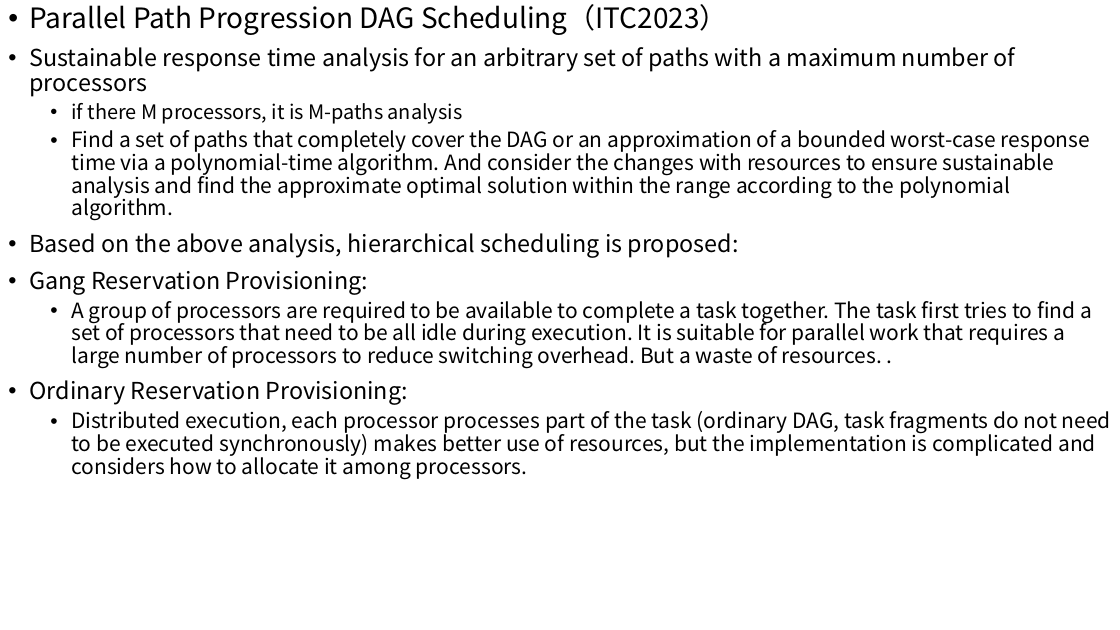
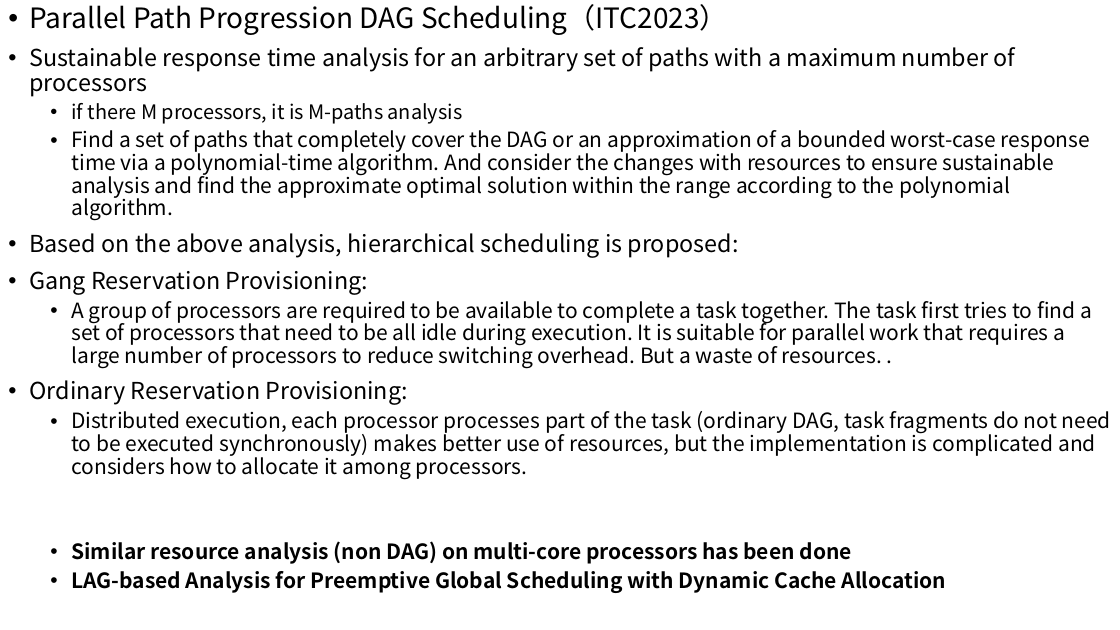
Before and after one commit to wsm6636/note, a slide deck: slide 4 of 06-ppt/discussion/0514.pptx (slide 3 before the commit). Drawn at 1120x630 pixels with LibreOffice and Linux fonts; fonts in the diff are those of the drawing. Boxes give left, top, right and bottom in pixels: in the first picture for what was removed or moved away, otherwise in the second. Text is boxed around its words. In the diff, an @@ line names an element or a change of style, - is before the commit and + after.

```diff
--- a/06-ppt/discussion/0514.pptx
+++ b/06-ppt/discussion/0514.pptx
@@ text at box(71, 541, 946, 593): paragraphs added @@
+  • Similar resource analysis (non DAG) on multi-core processors has been done
+  • LAG-based Analysis for Preemptive Global Scheduling with Dynamic Cache Allocation
```
Also in this commit, not shown: 5 other slides changed, 1 slide added, 5 other files.
